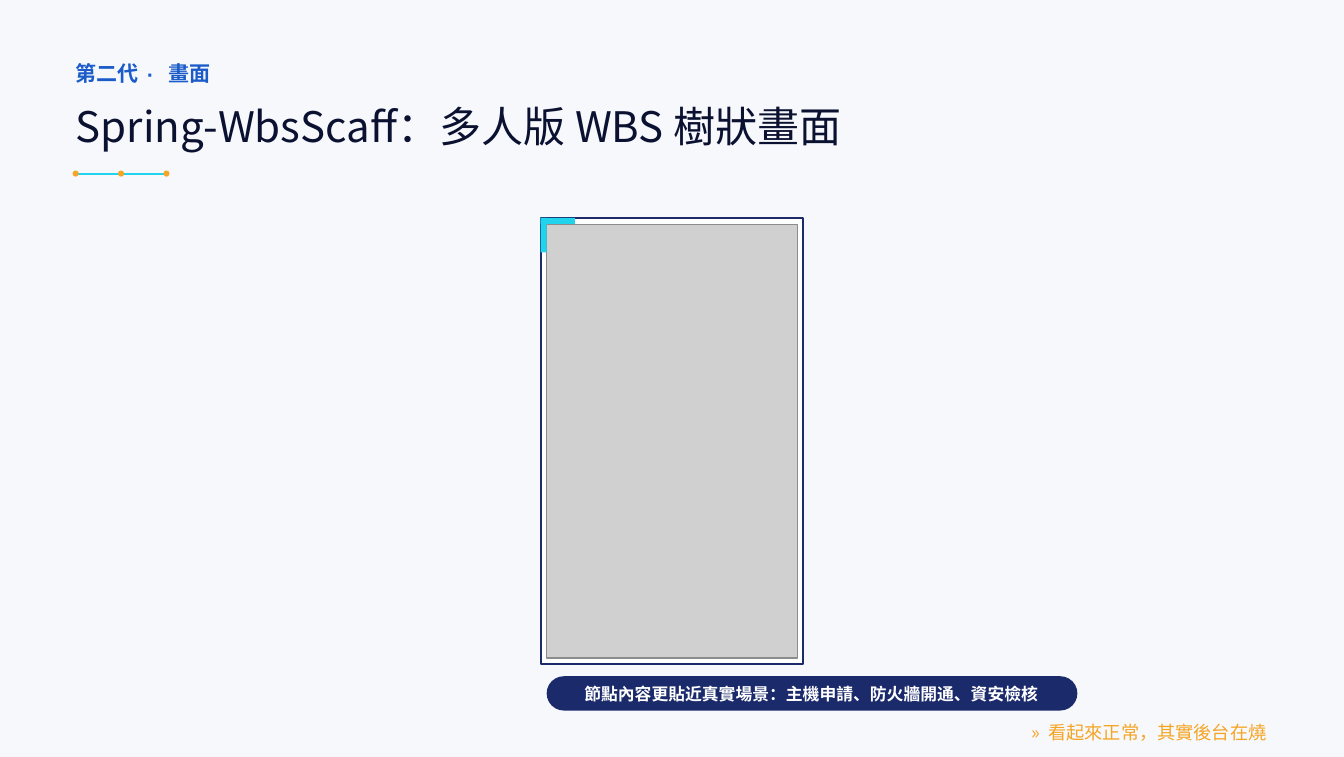
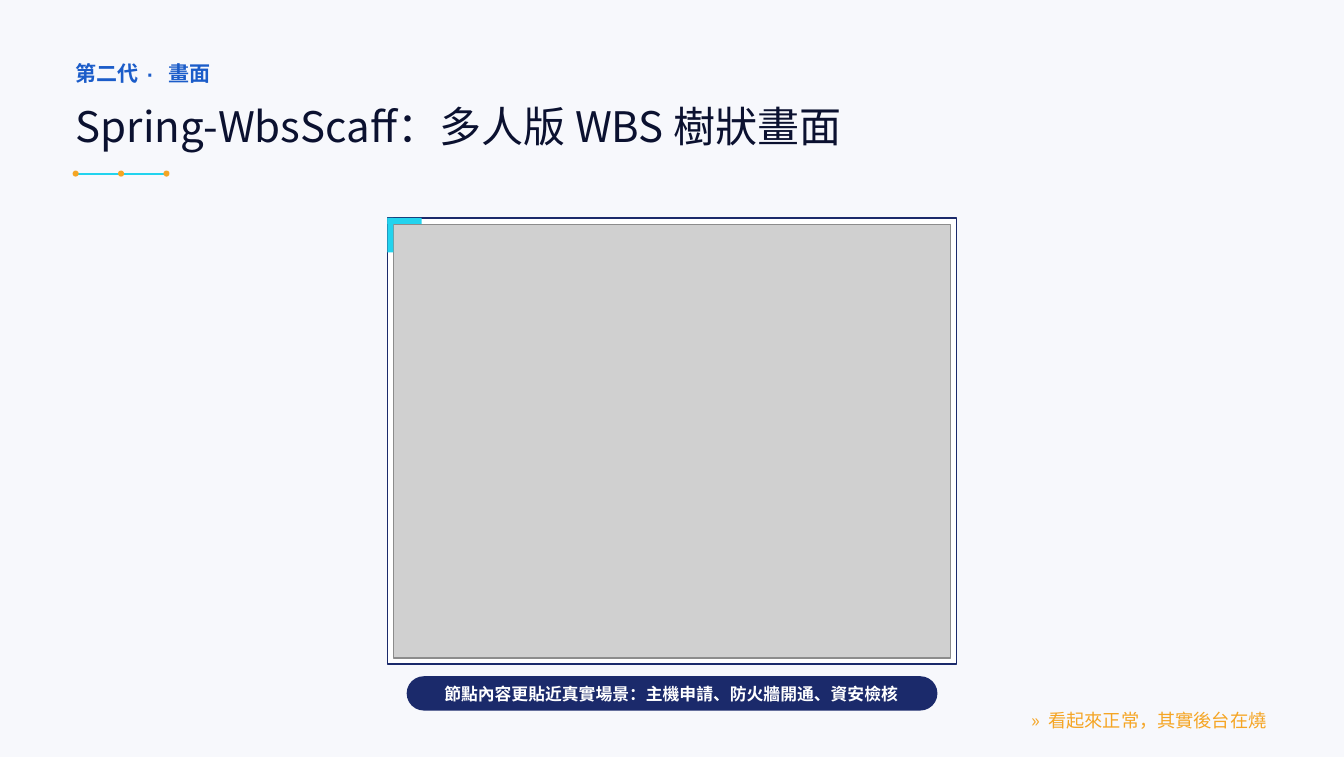
Before and after one commit to LinGaOscar/Spring-MissionBoard, a slide deck: slide 11 of docs/專案介紹.pptx. Drawn at 1344x757 pixels with LibreOffice and Linux fonts; fonts in the diff are those of the drawing; grey boxes stand for pictures. Boxes give left, top, right and bottom in pixels: in the first picture for what was removed or moved away, otherwise in the second. Text is boxed around its words. In the diff, an @@ line names an element or a change of style, - is before the commit and + after.

```diff
--- a/docs/專案介紹.pptx
+++ b/docs/專案介紹.pptx
@@ rectangle: place and size @@
-rectangle at (541,218,803,664)
+rectangle at (387,218,957,664)
@@ rectangle: place and size @@
-rectangle at (541,218,575,224)
+rectangle at (387,218,422,224)
@@ rectangle: place and size @@
-rectangle at (541,218,547,252)
+rectangle at (387,218,394,252)
@@ picture: place and size @@
-picture at (547,224,797,658)
+picture at (394,224,950,658)
@@ rounded rectangle: place and size @@
-rounded rectangle at (547,676,1078,710)
+rounded rectangle at (407,676,937,710)
@@ text "節點內容更貼近真實場景：主機申請、防火牆開通、資安檢核": place and size @@
-text "節點內容更貼近真實場景：主機申請、防火牆開通、資安檢核" at (584,685,1038,702)
+text "節點內容更貼近真實場景：主機申請、防火牆開通、資安檢核" at (444,685,898,702)
@@ text "» 看起來正常，其實後台在燒": place and size @@
-text "» 看起來正常，其實後台在燒" at (1048,723,1266,741)
+text "» 看起來正常，其實後台在燒" at (1048,711,1266,729)
```
Also in this commit, not shown: 17 other slides changed, 3 slides added, 2 slides removed.
